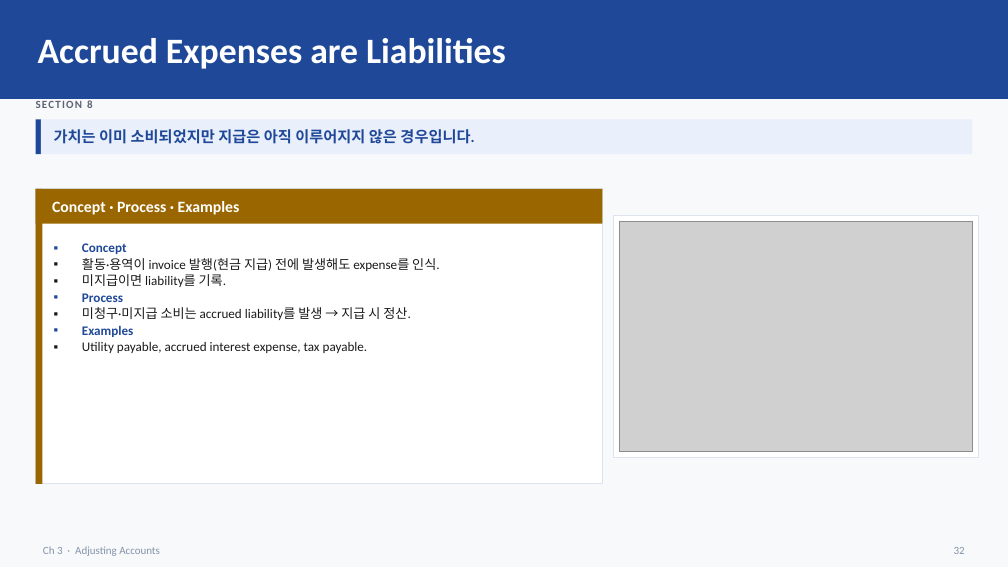
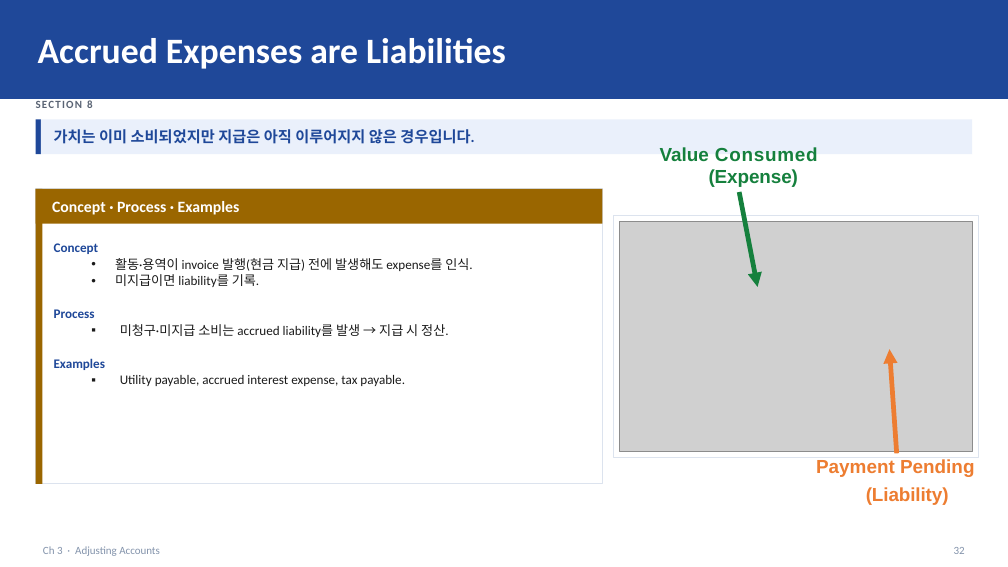
Before and after one commit to keejae/financial-accounting, a slide deck: slide 35 of files/week2/korean/Wk2_L5_slides.pptx (slide 32 before the commit). Drawn at 1008x567 pixels with LibreOffice and Linux fonts; fonts in the diff are those of the drawing; grey boxes stand for pictures. Boxes give left, top, right and bottom in pixels: in the first picture for what was removed or moved away, otherwise in the second. Text is boxed around its words. In the diff, an @@ line names an element or a change of style, - is before the commit and + after.

```diff
--- a/files/week2/korean/Wk2_L5_slides.pptx
+++ b/files/week2/korean/Wk2_L5_slides.pptx
@@ background #F8F9FB to #FFFFFF @@
@@ text added at [660,147,818,187], 18 pt, text #15803D, bold @@
+Value Consumed (Expense)
@@ arrow added from (740, 192) to (758, 287), #15803D 4.5 pt @@
@@ text "Concept" at [54,243,472,386]: bullet ▪ to none; bullet ▪ to •; list level 1 to 2 in "활동·용역이 invoice 발행(현금 지급) 전에 ..."; list level 1 to 2 in "미지급이면 liability를 기록."; list level 1 to 2 in "미청구·미지급 소비는 accrued liability를 발생 ..."; list level 1 to 2 in "Utility payable, accrued interest expense, ..." @@
@@ arrow added from (897, 454) to (890, 349), #ED7D31 4.5 pt @@
@@ text added at [816,459,974,505], 18 pt, text #ED7D31, bold @@
+Payment Pending
+(Liability)
```
Also in this commit, not shown: 3 other slides changed, 3 slides added.
